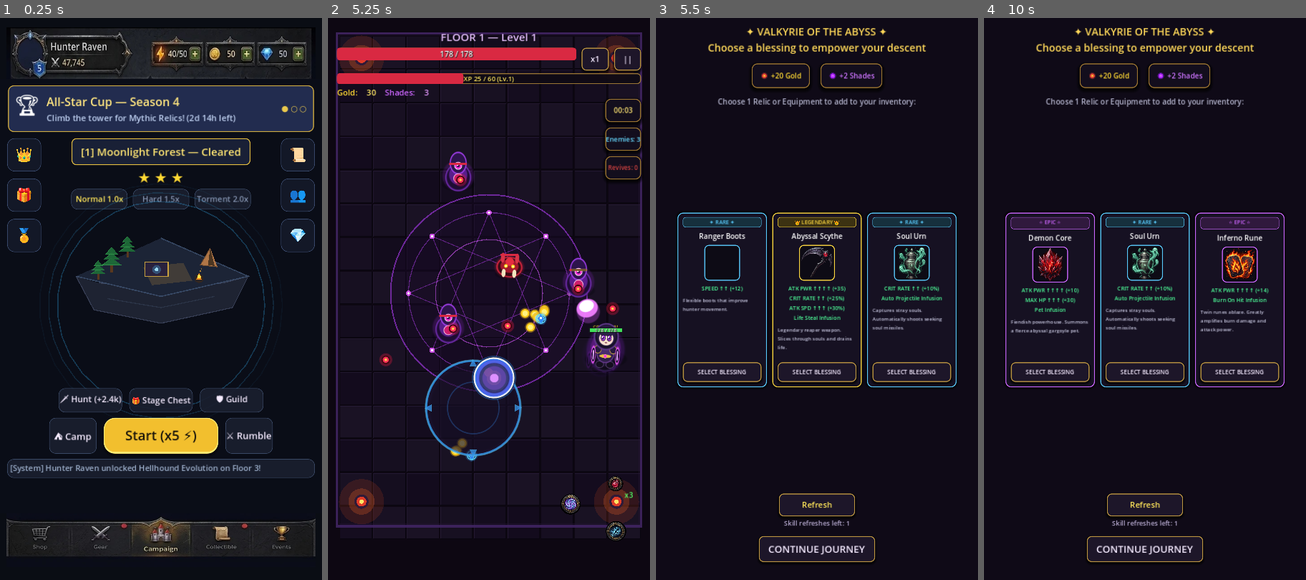
Above: before the commit, frames 1-4 (left to right).
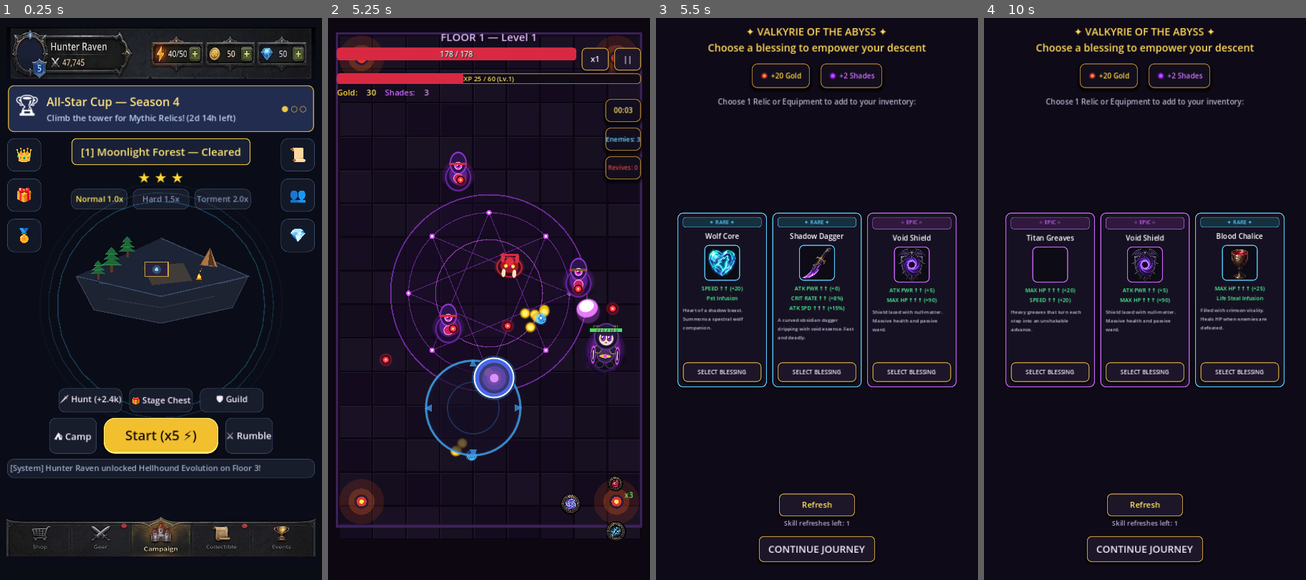
Above: after the commit, the same moments.

Repository: sundar1236/DarkSummoner
Game: Godot game, scene res://scenes/main/main.tscn
Same seed, same stepped clock (60 frames per second), same inputs: the game is played once before the commit and once after it.
Inputs (mouse positions are in pixels of both pictures, inside the frame that each line leads up to):
- Up to frame 1 (0.25 s): no input
- Up to frame 2 (5.25 s): click "Normal 1.0x" at 0.5 s; click "Normal 1.0x" at 1.25 s; click "Start (x5 ⚡)" at 2 s; tap Enter at 2.75, 4.35 s; drag from (443, 405) to (521, 169) at 2.77 s; drag from (424, 321) to (456, 450) at 3.52 s; move the mouse to (521, 169) at 4.27 s; hold D 4.28-5 s; drag from (472, 405) to (537, 315) at 5.02 s
- Up to frame 3 (5.5 s): no input
- Up to frame 4 (10 s): click "CONTINUE JOURNEY" at 5.75 s; click "DONE" at 6.5 s; move the mouse to (1241, 377) at 7.27 s; hold A 7.28-8 s; tap Enter at 7.35, 8.85 s; tap Space at 7.52, 7.82 s; drag from (1048, 209) to (1186, 456) at 8.02 s; move the mouse to (1161, 293) at 8.77 s; hold S 8.78-9.5 s; click (1161, 293) at 8.92 s; drag from (1096, 147) to (1190, 450) at 9.52 s

Frames 1-2 are identical in both runs. In frame 3, 4.6% of the frame differs, in the area x 8-94%, y 34-66%; in frame 4, 5.0%.
Error in both runs: Cannot call method 'create_timer' on a null value. (res://scripts/combat/coin_pickup.gd:41)

Commit message:
Add alternative tier-two hunter gear

Diff:
--- a/scripts/items/item_database.gd
+++ b/scripts/items/item_database.gd
@@ -251,6 +251,59 @@
 	ring.bonus_atk_speed = 0.05
 	ring.price = 50
 	_register(ring)
+
+	# Additional tier-two gear gives boss rewards meaningful alternatives in every slot.
+	var circlet := ItemData.new()
+	circlet.id = "storm_circlet"
+	circlet.name = "Storm Circlet"
+	circlet.description = "A charged circlet that sharpens reflexes and protects the mind."
+	circlet.tier = 2
+	circlet.tags = ["gear", "helmet"]
+	circlet.equipment_slot = "helmet"
+	circlet.icon_symbol = "helmet"
+	circlet.bonus_hp = 30.0
+	circlet.bonus_crit = 0.03
+	circlet.price = 90
+	_register(circlet)
+
+	var greaves := ItemData.new()
+	greaves.id = "titan_greaves"
+	greaves.name = "Titan Greaves"
+	greaves.description = "Heavy greaves that turn each step into an unshakable advance."
+	greaves.tier = 2
+	greaves.tags = ["gear", "boots"]
+	greaves.equipment_slot = "boots"
+	greaves.icon_symbol = "boots"
+	greaves.bonus_hp = 20.0
+	greaves.bonus_speed = 20.0
+	greaves.price = 90
+	_register(greaves)
+
+	var pendant := ItemData.new()
+	pendant.id = "void_pendant"
+	pendant.name = "Void Pendant"
+	pendant.description = "A fragment of the abyss that amplifies a hunter's power."
+	pendant.tier = 2
+	pendant.tags = ["gear", "amulet"]
+	pendant.equipment_slot = "amulet"
+	pendant.icon_symbol = "amulet"
+	pendant.bonus_atk = 10.0
+	pendant.bonus_crit = 0.04
+	pendant.price = 100
+	_register(pendant)
+
+	var band := ItemData.new()
+	band.id = "soul_band"
+	band.name = "Soul Band"
+	band.description = "A spectral band that quickens attacks and reinforces vitality."
+	band.tier = 2
+	band.tags = ["gear", "ring"]
+	band.equipment_slot = "ring"
+	band.icon_symbol = "ring"
+	band.bonus_hp = 12.0
+	band.bonus_atk_speed = 0.10
+	band.price = 100
+	_register(band)
 
 static func _register(data: ItemData) -> void:
 	_items[data.id] = data
